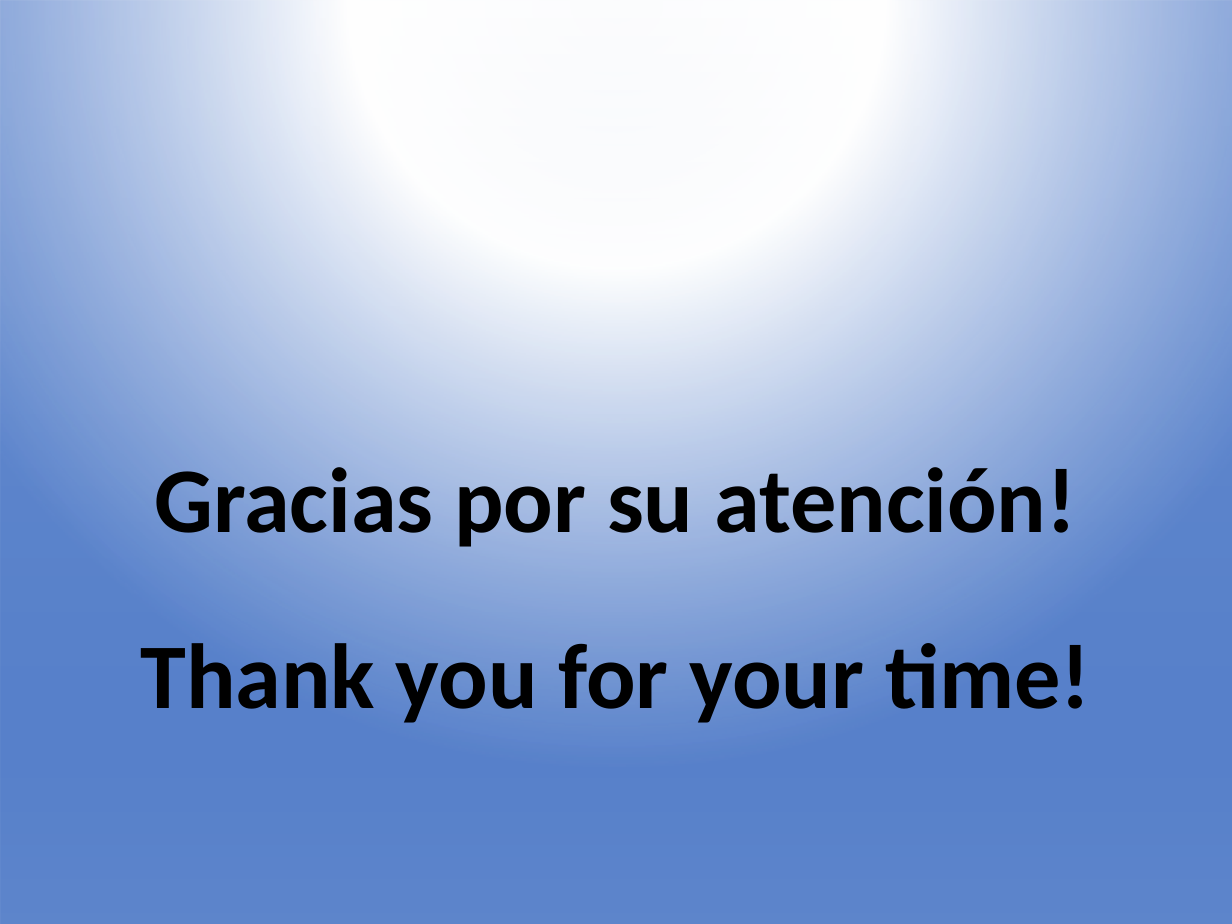
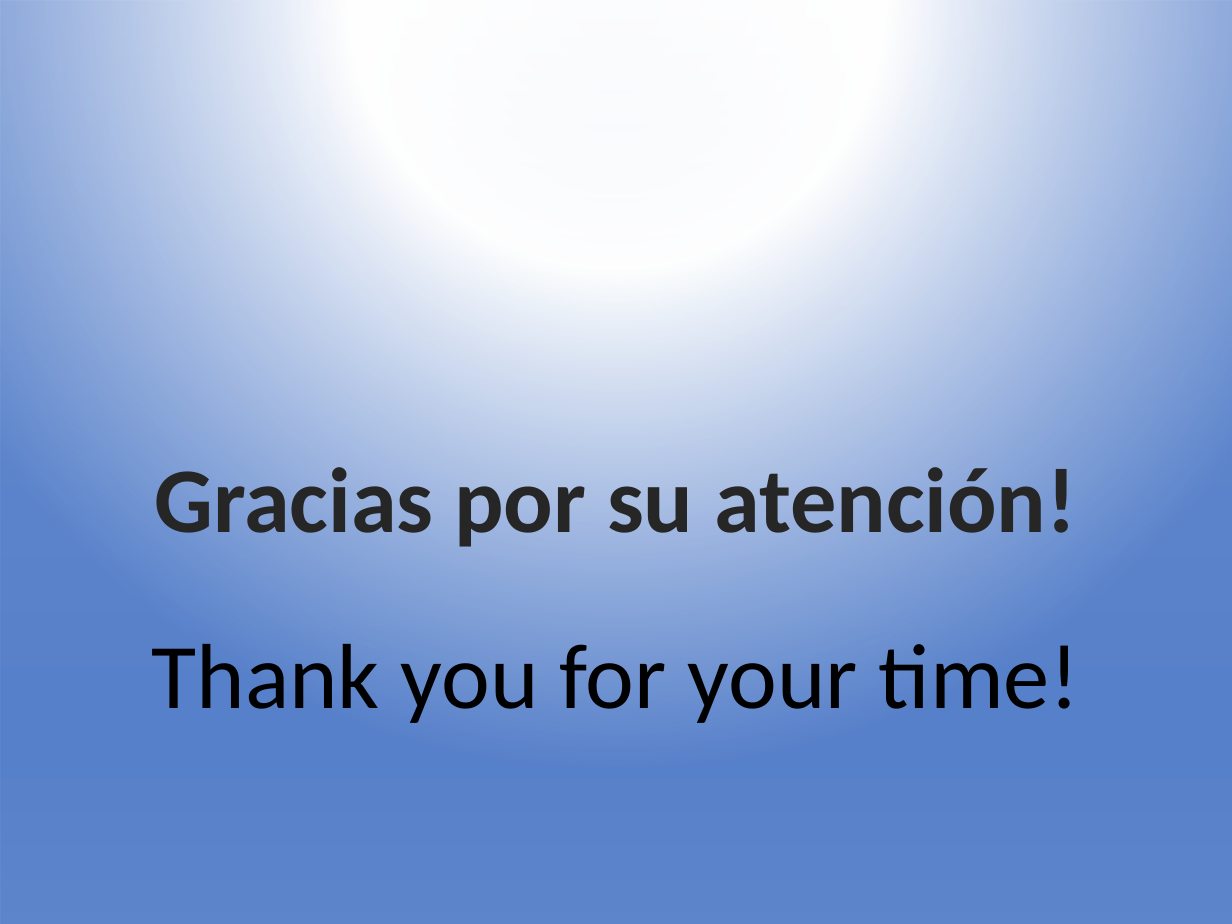
Before and after one commit to divelz/LC-Proyect-PowerPoint, a slide deck: slide 5 of Presentacion1.pptx (slide 4 before the commit). Drawn at 1232x924 pixels with LibreOffice and Linux fonts; fonts in the diff are those of the drawing; background and template pictures are left out. Boxes give left, top, right and bottom in pixels: in the first picture for what was removed or moved away, otherwise in the second. Text is boxed around its words. In the diff, an @@ line names an element or a change of style, - is before the commit and + after.

```diff
--- a/Presentacion1.pptx
+++ b/Presentacion1.pptx
@@ text "Gracias por su atención!" at (152,455,1080,723): text colour #000000 to #262626, letter outline #FFFFFF 0.75 pt to #FFFFFF 1.06 pt in "Gracias por su atención!"; letter outline #FFFFFF 0.75 pt to none, bold off in "Thank you for your time!" @@
```
Also in this commit, not shown: 3 slides added, 2 slides removed.
